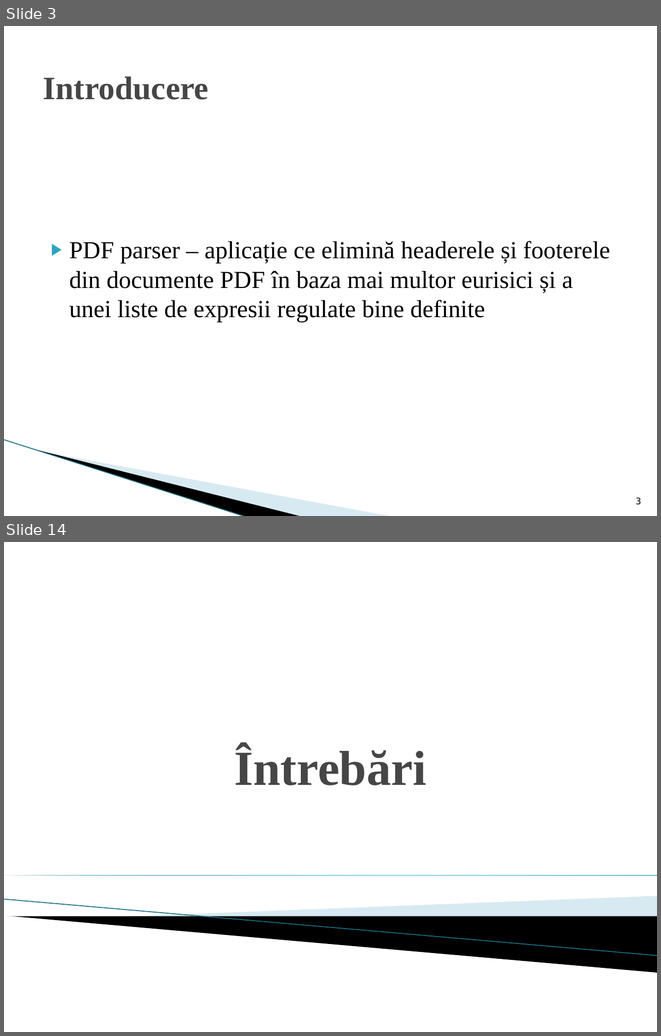
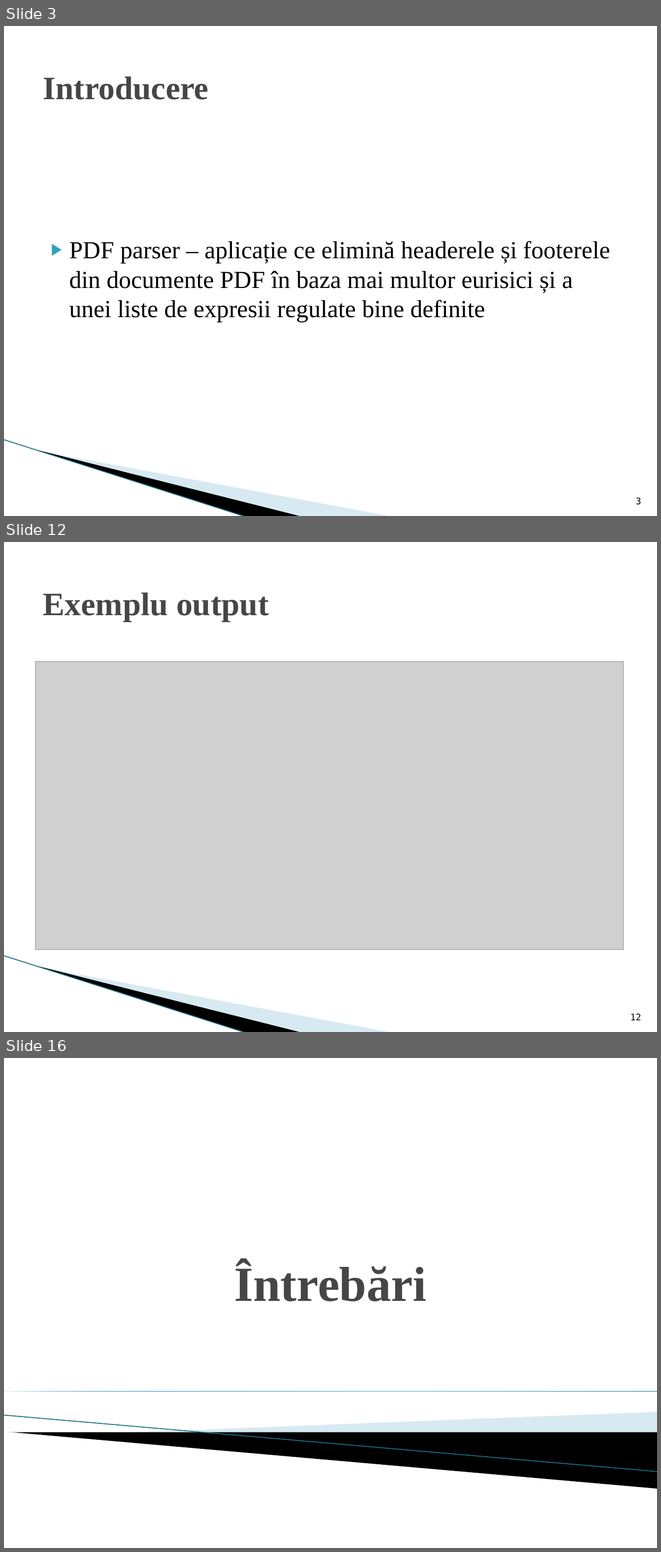
Before and after one commit to silvia95/PDF-parser, a slide deck: PDF parser.pptx. Shown one above the other, each under a label of ours: slides 3 and 14 before the commit, slides 3, 12 and 16 after it; the slides between them are not shown. The pictures are 661x1036 and 661x1552 pixels, drawn with LibreOffice and Linux fonts; fonts in the diff are those of the drawing; grey boxes stand for pictures; background and template pictures are left out. Boxes give left, top, right and bottom in pixels: in the first picture for what was removed or moved away, otherwise in the second. Text is boxed around its words. In the diff, an @@ line names an element or a change of style, - is before the commit and + after.

```diff
--- a/PDF parser.pptx
+++ b/PDF parser.pptx
@@ slide 12 added at box(4, 542, 657, 1032), background #FFFFFF; not listed: 3 template elements that a slide beside it also shows @@
@@ title added at box(43, 592, 269, 622), 36 pt, text #464646, bold @@
+Exemplu output
@@ picture added at box(35, 661, 623, 950) @@
@@ page number added at box(630, 1013, 642, 1020), 10 pt, text #000000 @@
+12
@@ what was slide 14 is now slide 16 @@
```
Also in this commit, not shown: 10 slides changed, 2 other slides added, 1 slide removed.
